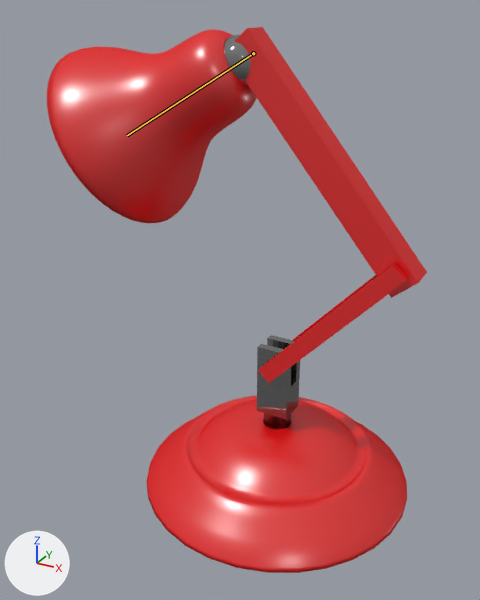
The Blender file AnimatedLampExport.blend: old version first, new version second.
The view is the same before and after, from a 50 mm lens placed at (0.893, -1.913, 1.661), pointed at (-0.14, -0.035, 0.722). Every picture has the same lights, and +X, +Y and +Z are marked at lower left. Both versions are drawn at the pose saved in each file; the numbers are the values there. The bones that bend it are drawn over the model as lines.

Names of what the first picture shows: 'Lamp Base', 'Lampshade Joint', 'Lampshade Profile', 'Lower Arm', 'Stem', 'Upper Arm'.
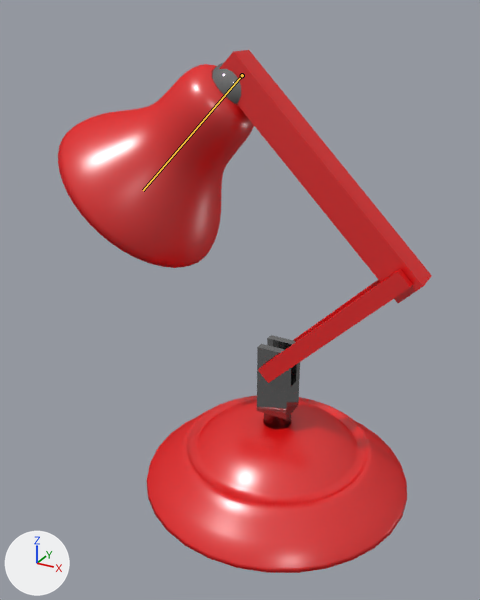
Where the change shows, as pixel boxes [x1, y1, x2, y2] in the pictures (480 x 600 px):
'Lampshade Profile', posed (7% narrower): before [47, 29, 257, 223]; after [58, 64, 254, 268]
'Upper Arm', posed (10% wider, 7% shorter): before [234, 27, 427, 298]; after [219, 50, 432, 303]
'Lower Arm', posed: before [258, 263, 408, 383]; after [258, 269, 413, 383]
'Lampshade Joint', posed: before [224, 35, 251, 86]; after [212, 63, 241, 105]
bone 'Lamp Shade', root to tip: before (253, 53) to (127, 135); after (242, 75) to (143, 190)

The edits, one by one:
Bone 'Lower Arm' (bone_lower_arm) turns from (2, 0, 0) to (0, 0, 0) degrees about its own x, y and z.
Bone 'Upper Arm' (bone_upper_arm) turns from (8, 0, 0) to (0, 0, 0) degrees about its own x, y and z.
Bone 'Lamp Shade' (bone_lamp_shade) turns from (10, 0, 0) to (0, 0, 0) degrees about its own x, y and z.
